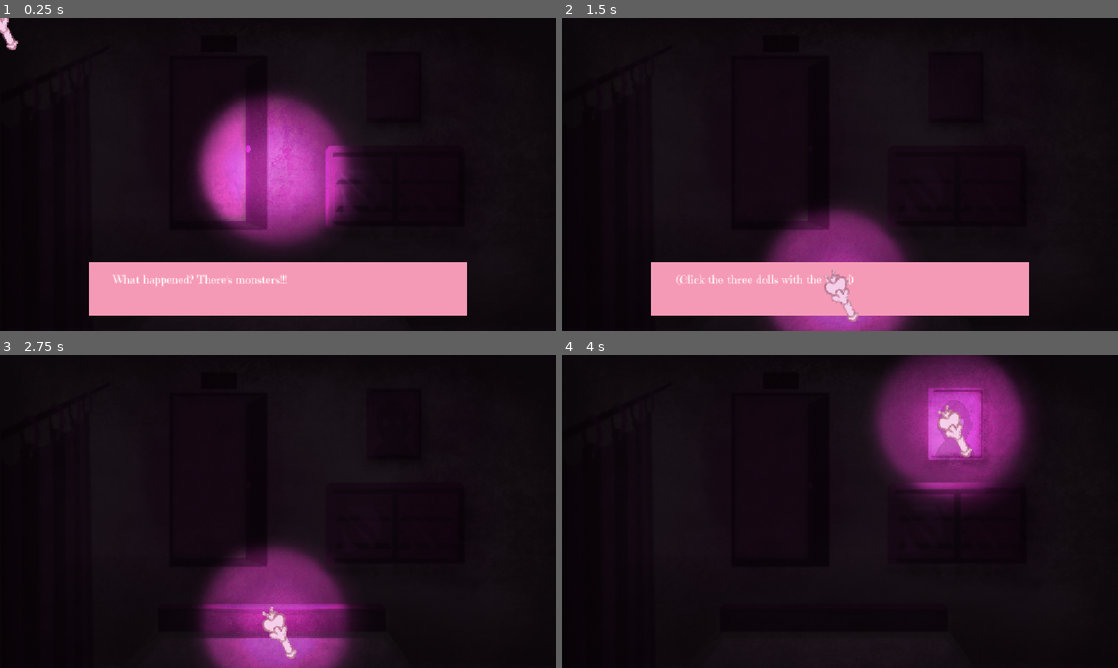
Above: before the commit, frames 1-4 (two rows, left to right).
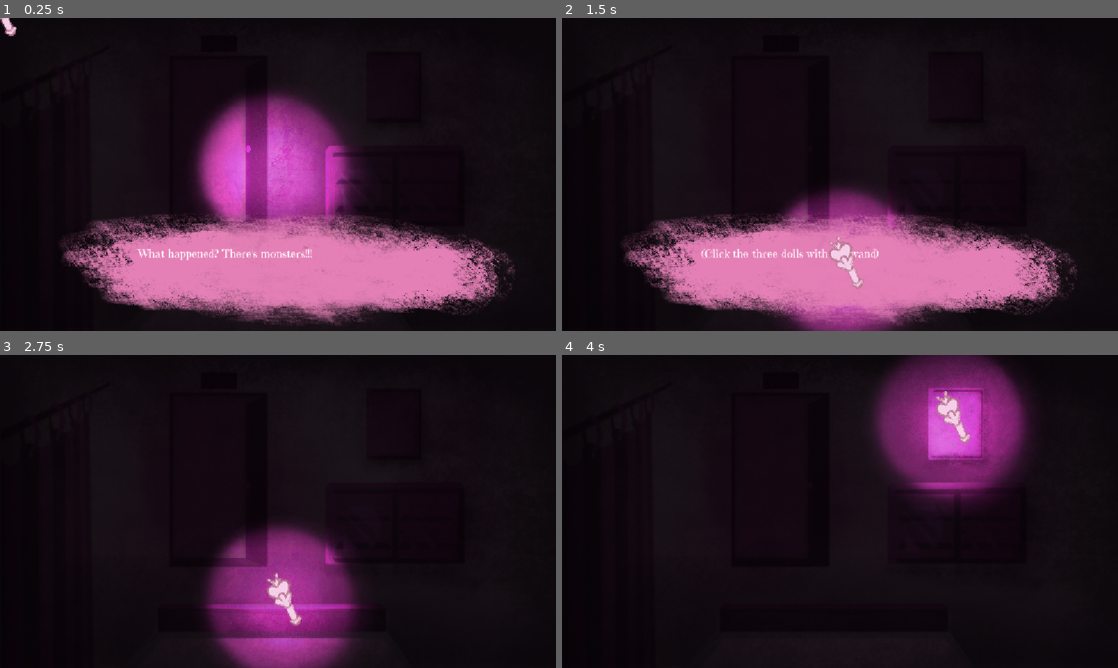
Above: after the commit, the same moments.

Repository: xXample/game-jam-2026
Game: Godot game, scene res://main.tscn
The game is run twice, just before and just after one commit, with the same random seed, the same clock (stepped at 60 frames per second) and the same inputs.
Inputs (mouse positions are in pixels of both pictures, inside the frame that each line leads up to; where the layout moved, square brackets give the same spot in the first picture):
- Up to frame 1 (0.25 s): no input
- Up to frame 2 (1.5 s): click (845, 271) [840, 290] at 0.5 s; click (845, 271) [840, 290] at 1.25 s
- Up to frame 3 (2.75 s): click (283, 608) [278, 627] at 2 s
- Up to frame 4 (4 s): tap Enter at 2.75 s; move the mouse to (751, 436) at 2.77 s; click (751, 436) at 2.92 s; tap Space at 3.5 s; move the mouse to (951, 426) at 3.52 s; click (951, 426) at 3.67 s

The runs differ from the first frame. In frame 1, 22% of the frame differs, in the area x 0-93%, y 0-99%; in frame 2, 24%, in the area x 10-93%, y 54-100%; in frame 3, 7.1%; in frame 4, 0.9%.

Commit message:
changed dialogue box, fixed cursor thing, made it so spawning is paused during dialogue on main

Diff:
--- a/day_time.tscn
+++ b/day_time.tscn
@@ -58,7 +58,7 @@
 normal_texture = ExtResource("5_rvbxq")
 
 [node name="Sprite2D" type="Sprite2D" parent="CanvasLayer/MagicWand" unique_id=1982025536]
-position = Vector2(3.0002441, 14.000061)
+position = Vector2(0, -15)
 rotation = -1.2391838
 scale = Vector2(0.73163843, 0.7291667)
 texture = ExtResource("5_pnqvc")
--- a/dialogue_box.tscn
+++ b/dialogue_box.tscn
@@ -1,10 +1,11 @@
 [gd_scene format=3 uid="uid://bpprykmrdda4v"]
 
 [ext_resource type="Script" uid="uid://cbbtvxmkmhbru" path="res://dialogue_box.gd" id="1_senjy"]
+[ext_resource type="Texture2D" uid="uid://bkyhmh3dl1ydn" path="res://daytime-pngs/chat-box.PNG" id="2_0nste"]
 [ext_resource type="FontFile" uid="uid://bcqsen4nbc4fa" path="res://EmilysCandy-Regular.ttf" id="2_n23yb"]
 
-[sub_resource type="StyleBoxFlat" id="StyleBoxFlat_hy57o"]
-bg_color = Color(0.95969003, 0.6025925, 0.7133295, 1)
+[sub_resource type="StyleBoxTexture" id="StyleBoxTexture_jix8l"]
+texture = ExtResource("2_0nste")
 
 [node name="DialogueBox" type="Control" unique_id=212378360]
 layout_mode = 3
@@ -15,23 +16,25 @@
 
 [node name="Panel" type="Panel" parent="." unique_id=1377118338]
 layout_mode = 0
-offset_left = 185.0
-offset_top = 506.0
-offset_right = 967.0
-offset_bottom = 617.0
-theme_override_styles/panel = SubResource("StyleBoxFlat_hy57o")
+offset_left = 102.0
+offset_top = 392.0
+offset_right = 1102.0
+offset_bottom = 642.0
+theme_override_styles/panel = SubResource("StyleBoxTexture_jix8l")
 
 [node name="Label" type="Label" parent="Panel" unique_id=255874535]
 layout_mode = 0
-offset_left = 50.0
-offset_top = 20.0
-offset_right = 90.0
-offset_bottom = 43.0
+offset_left = 185.0
+offset_top = 80.0
+offset_right = 225.0
+offset_bottom = 111.0
 theme_override_fonts/font = ExtResource("2_n23yb")
 theme_override_font_sizes/font_size = 24
 
 [node name="Button" type="Button" parent="Panel" unique_id=395880046]
 self_modulate = Color(1, 1, 1, 0)
 layout_mode = 0
-offset_right = 786.0
-offset_bottom = 113.0
+offset_left = 96.0
+offset_top = 55.0
+offset_right = 882.0
+offset_bottom = 205.0
--- a/main.gd
+++ b/main.gd
@@ -10,7 +10,11 @@
 #@onready var monsters = [mon_2]
 var wacks = 20
 
+var dialogue_playing = false
+
 func _ready():
+	dialogue_box.dialogue_started.connect(_on_dialogue_started)
+	dialogue_box.dialogue_finished.connect(_on_dialogue_finished)
 
 	dialogue_box.show_dialogue([
 		"What happened? There's monsters!!!",
@@ -23,6 +27,15 @@
 
 func _on_timer_timeout() -> void:
 	get_tree().change_scene_to_file("res://you-win.tscn")
+
+
+func _on_dialogue_started():
+	dialogue_playing = true
+	spawn_timer = 0.0
+
+func _on_dialogue_finished():
+	dialogue_playing = false
+	spawn_timer = 0.0
 
 
 const SPAWN_INTERVAL = 2.5
@@ -47,7 +60,9 @@
 		wack_timer = 0
 
 	#SPAWN SECTION
-	spawn_timer += delta
+	if not dialogue_playing:
+		spawn_timer += delta
+
 	if spawn_timer >= SPAWN_INTERVAL:
 		spawn_timer = 0.0
 		spawn_monsters()
--- a/main.tscn
+++ b/main.tscn
@@ -460,7 +460,7 @@
 normal_texture = ExtResource("26_qsp4k")
 
 [node name="Sprite2D" type="Sprite2D" parent="CanvasLayer/MagicWand" unique_id=1801643593]
-position = Vector2(3.0002441, 14.000061)
+position = Vector2(0, -15)
 rotation = -1.2391838
 scale = Vector2(0.73163843, 0.7291667)
 texture = ExtResource("27_kq58d")
--- a/main_menu.gd
+++ b/main_menu.gd
@@ -2,8 +2,8 @@
 
 
 # Called when the node enters the scene tree for the first time.
-func _ready() -> void:
-	pass # Replace with function body.
+func _ready():
+		Input.set_mouse_mode(Input.MOUSE_MODE_VISIBLE)
 
 
 # Called every frame. 'delta' is the elapsed time since the previous frame.
